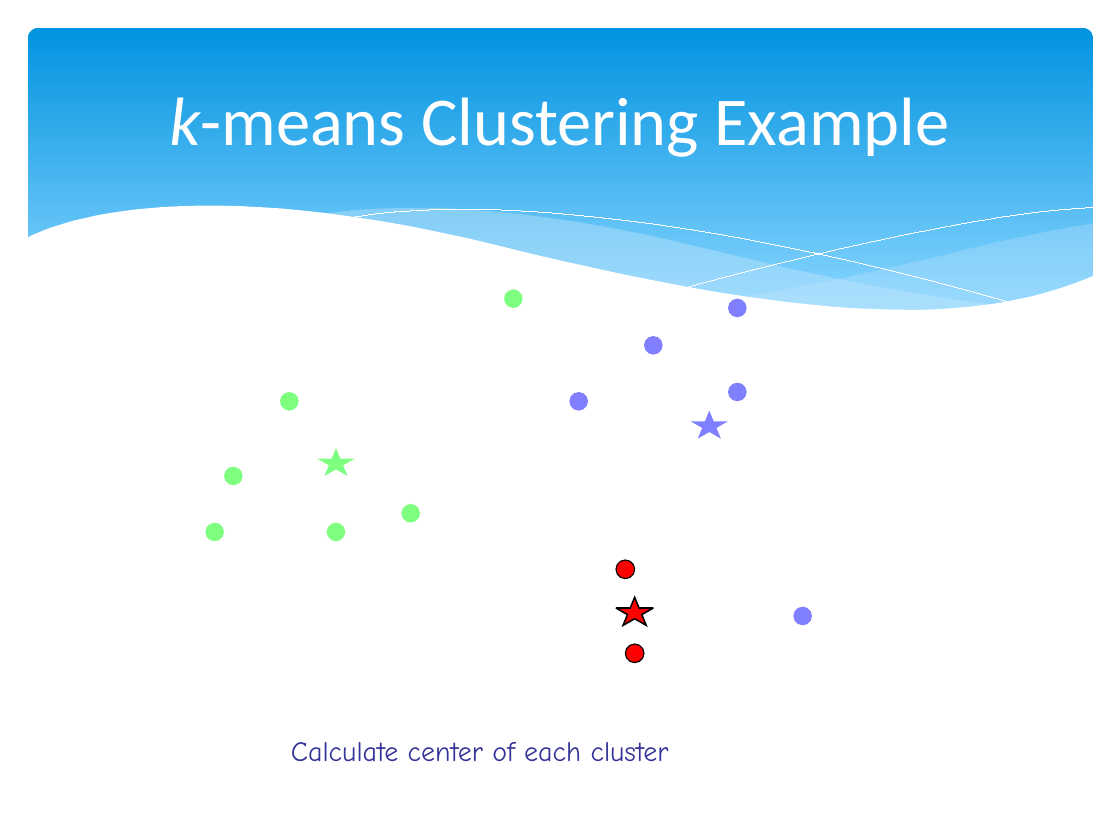
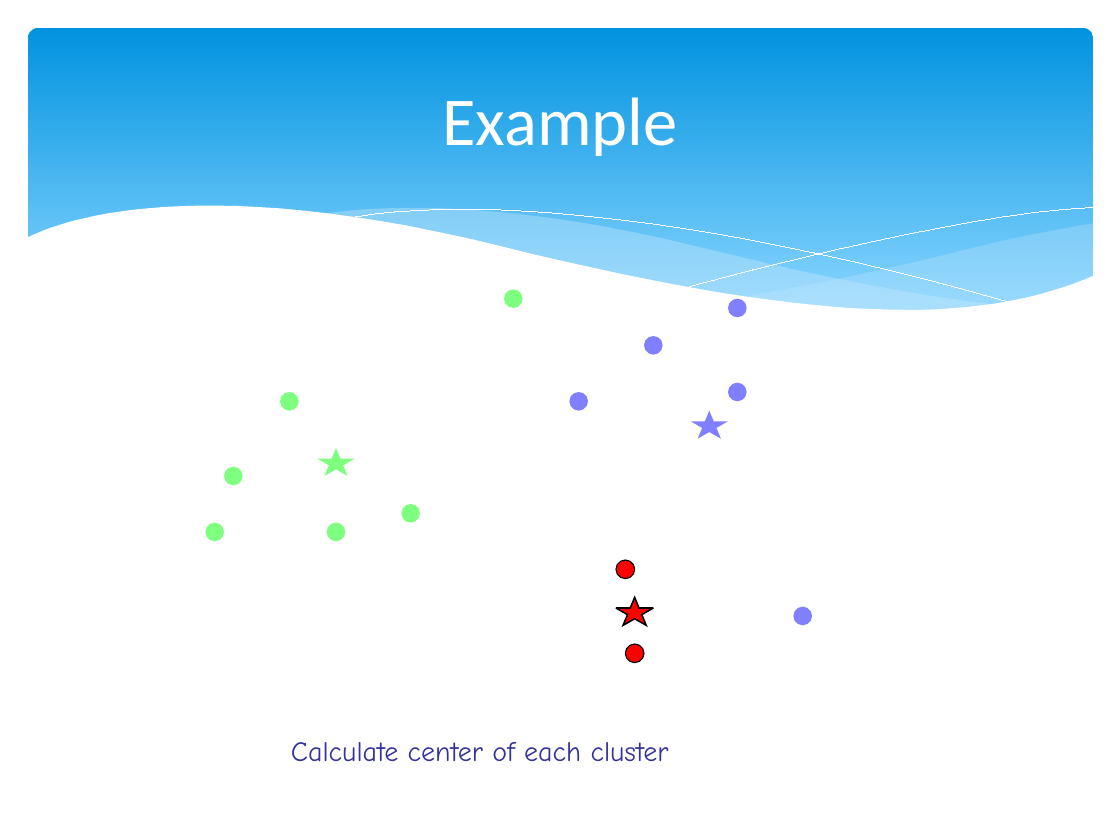
Before and after one commit to marcio-mourao/marcio-mourao.github.io, a slide deck: slide 18 of Machine_Learning.pptx (slide 16 before the commit). Drawn at 1120x840 pixels with LibreOffice and Linux fonts; fonts in the diff are those of the drawing. Boxes give left, top, right and bottom in pixels: in the first picture for what was removed or moved away, otherwise in the second. Text is boxed around its words. In the diff, an @@ line names an element or a change of style, - is before the commit and + after.

```diff
--- a/Machine_Learning.pptx
+++ b/Machine_Learning.pptx
@@ title at [442, 97, 677, 156]: text changed @@
-k-means Clustering Example
+Example
```
Also in this commit, not shown: 16 other slides changed, 4 slides added, 4 other files.
